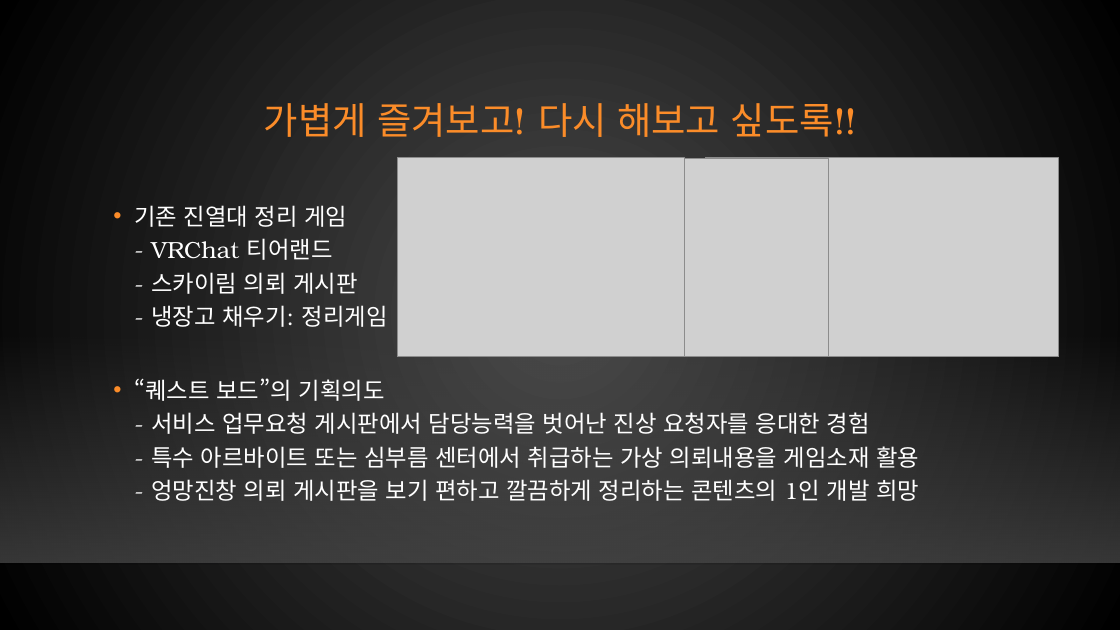
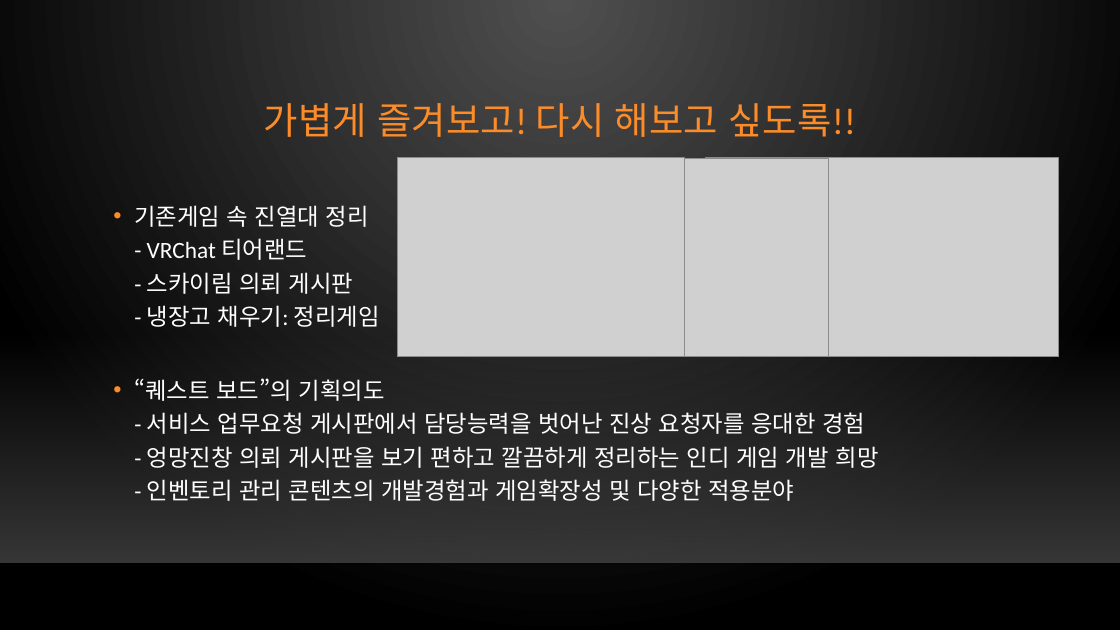
Before and after one commit to xqiwipx/first_project, a slide deck: slide 10 of Kims_project.pptx. Drawn at 1120x630 pixels with LibreOffice and Linux fonts; fonts in the diff are those of the drawing; grey boxes stand for pictures; background and template pictures are left out. Boxes give left, top, right and bottom in pixels: in the first picture for what was removed or moved away, otherwise in the second. Text is boxed around its words. In the diff, an @@ line names an element or a change of style, - is before the commit and + after.

Commit message:
Update Kims_project.pptx
240319내용추가

```diff
--- a/Kims_project.pptx
+++ b/Kims_project.pptx
@@ background gradient #4B4B4B to #000000 to gradient #505050 to #000000 @@
@@ title "가볍게 즐겨보고! 다시 해보고 싶도록!!" at [264,103,856,137]: font TeX Gyre Bonum to Calibri @@
@@ text at [134,205,879,501]: text changed; font TeX Gyre Bonum to Calibri @@
-• 기존 진열대 정리 게임
-  - VRChat 티어랜드
-  - 스카이림 의뢰 게시판
-  - 냉장고 채우기: 정리게임
-• “퀘스트 보드”의 기획의도
-  - 서비스 업무요청 게시판에서 담당능력을 벗어난 진상 요청자를 응대한 경험
-  - 특수 아르바이트 또는 심부름 센터에서 취급하는 가상 의뢰내용을 게임소재 활용
-  - 엉망진창 의뢰 게시판을 보기 편하고 깔끔하게 정리하는 콘텐츠의 1인 개발 희망
+• 기존게임 속 진열대 정리
+  - VRChat 티어랜드
+  - 스카이림 의뢰 게시판
+  - 냉장고 채우기: 정리게임
+• “퀘스트 보드”의 기획의도
+  - 서비스 업무요청 게시판에서 담당능력을 벗어난 진상 요청자를 응대한 경험
+  - 엉망진창 의뢰 게시판을 보기 편하고 깔끔하게 정리하는 인디 게임 개발 희망
+  - 인벤토리 관리 콘텐츠의 개발경험과 게임확장성 및 다양한 적용분야
```
Also in this commit, not shown: 25 other slides changed, 4 slides added, 3 slides removed.
